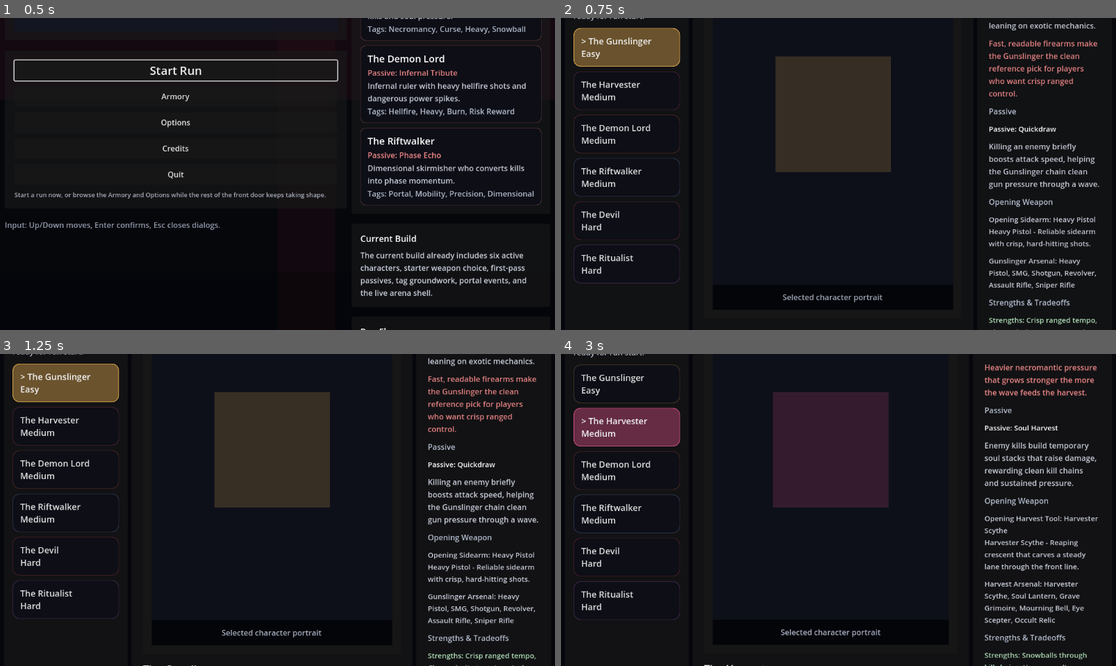
Above: before the commit, frames 1-4 (two rows, left to right).
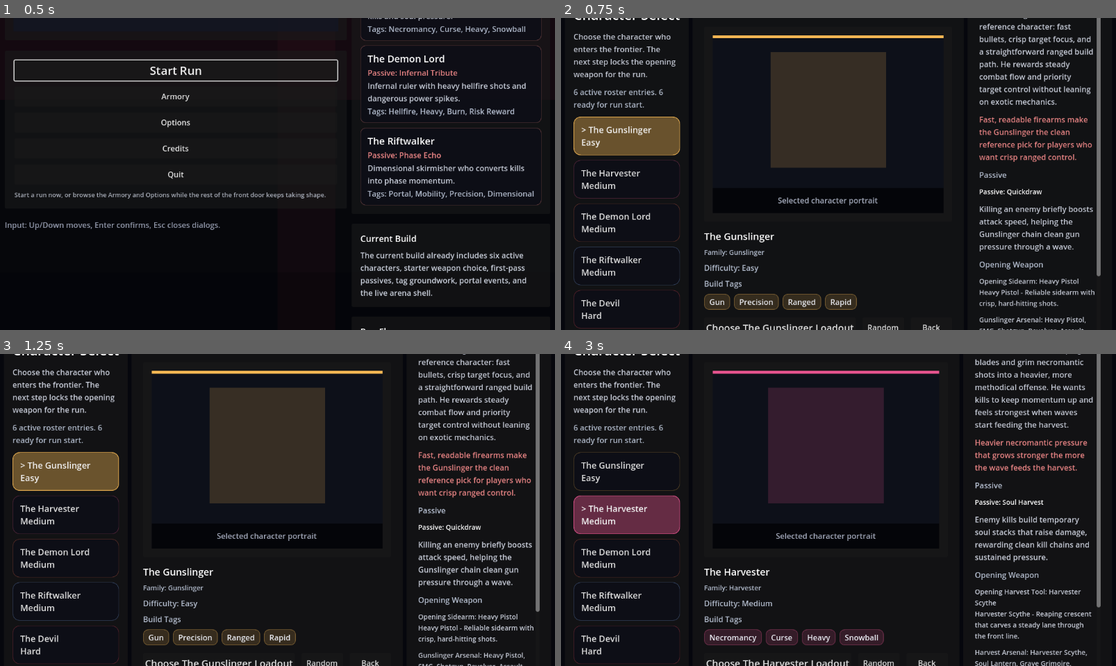
Above: after the commit, the same moments.

Repository: KevinRabbe/bullet-hell-roughe-lite
Game: Godot game, scene res://scenes/ui/MainMenu.tscn
The game is run twice, just before and just after one commit, with the same random seed, the same clock (stepped at 60 frames per second) and the same inputs.
Inputs:
- Up to frame 1 (0.5 s): no input
- Up to frame 2 (0.75 s): click "Start Run" at 0.5 s
- Up to frame 3 (1.25 s): no input
- Up to frame 4 (3 s): click "> The Gunslinger Easy" at 1.25 s; click "> The Gunslinger Easy" at 2 s; click "The Harvester Medium" at 2.75 s

Frame 1 is identical in both runs. In frame 2, 18% of the frame differs, in the area x 2-98%, y 0-100%; in frame 3, 18%; in frame 4, 18%.

Commit message:
Improve character select low-res layout

Diff:
--- a/scenes/ui/CharacterSelect.tscn
+++ b/scenes/ui/CharacterSelect.tscn
@@ -391,83 +391,90 @@
 theme_override_constants/margin_right = 24
 theme_override_constants/margin_bottom = 24
 
-[node name="DetailVBox" type="VBoxContainer" parent="RootMargin/RootVBox/MainHBox/DetailPanel/DetailMargin"]
-layout_mode = 2
+[node name="DetailScroll" type="ScrollContainer" parent="RootMargin/RootVBox/MainHBox/DetailPanel/DetailMargin"]
+layout_mode = 2
+size_flags_vertical = 3
+follow_focus = true
+horizontal_scroll_mode = 0
+
+[node name="DetailVBox" type="VBoxContainer" parent="RootMargin/RootVBox/MainHBox/DetailPanel/DetailMargin/DetailScroll"]
+layout_mode = 2
+size_flags_horizontal = 3
 theme_override_constants/separation = 14
 
-[node name="Summary" type="Label" parent="RootMargin/RootVBox/MainHBox/DetailPanel/DetailMargin/DetailVBox"]
+[node name="Summary" type="Label" parent="RootMargin/RootVBox/MainHBox/DetailPanel/DetailMargin/DetailScroll/DetailVBox"]
 custom_minimum_size = Vector2(0, 80)
 layout_mode = 2
 theme_override_colors/font_color = Color(0.84, 0.86, 0.91, 0.92)
 autowrap_mode = 3
 text = "Identity"
 
-[node name="FantasyHook" type="Label" parent="RootMargin/RootVBox/MainHBox/DetailPanel/DetailMargin/DetailVBox"]
+[node name="FantasyHook" type="Label" parent="RootMargin/RootVBox/MainHBox/DetailPanel/DetailMargin/DetailScroll/DetailVBox"]
 custom_minimum_size = Vector2(0, 56)
 layout_mode = 2
 theme_override_colors/font_color = Color(0.992157, 0.560784, 0.560784, 0.9)
 autowrap_mode = 3
 text = "Fantasy hook"
 
-[node name="PassiveSectionLabel" type="Label" parent="RootMargin/RootVBox/MainHBox/DetailPanel/DetailMargin/DetailVBox"]
+[node name="PassiveSectionLabel" type="Label" parent="RootMargin/RootVBox/MainHBox/DetailPanel/DetailMargin/DetailScroll/DetailVBox"]
 layout_mode = 2
 theme_override_colors/font_color = Color(0.75, 0.79, 0.86, 0.95)
 theme_override_font_sizes/font_size = 16
 text = "Passive"
 
-[node name="PassiveName" type="Label" parent="RootMargin/RootVBox/MainHBox/DetailPanel/DetailMargin/DetailVBox"]
+[node name="PassiveName" type="Label" parent="RootMargin/RootVBox/MainHBox/DetailPanel/DetailMargin/DetailScroll/DetailVBox"]
 layout_mode = 2
 theme_override_font_sizes/font_size = 22
 text = "Passive: -"
 
-[node name="PassiveSummary" type="Label" parent="RootMargin/RootVBox/MainHBox/DetailPanel/DetailMargin/DetailVBox"]
+[node name="PassiveSummary" type="Label" parent="RootMargin/RootVBox/MainHBox/DetailPanel/DetailMargin/DetailScroll/DetailVBox"]
 custom_minimum_size = Vector2(0, 60)
 layout_mode = 2
 theme_override_colors/font_color = Color(0.84, 0.86, 0.91, 0.92)
 autowrap_mode = 3
 text = "Passive summary"
 
-[node name="StarterSectionLabel" type="Label" parent="RootMargin/RootVBox/MainHBox/DetailPanel/DetailMargin/DetailVBox"]
+[node name="StarterSectionLabel" type="Label" parent="RootMargin/RootVBox/MainHBox/DetailPanel/DetailMargin/DetailScroll/DetailVBox"]
 layout_mode = 2
 theme_override_colors/font_color = Color(0.75, 0.79, 0.86, 0.95)
 theme_override_font_sizes/font_size = 16
 text = "Opening Weapon"
 
-[node name="StarterWeapon" type="Label" parent="RootMargin/RootVBox/MainHBox/DetailPanel/DetailMargin/DetailVBox"]
+[node name="StarterWeapon" type="Label" parent="RootMargin/RootVBox/MainHBox/DetailPanel/DetailMargin/DetailScroll/DetailVBox"]
 custom_minimum_size = Vector2(0, 58)
 layout_mode = 2
 theme_override_colors/font_color = Color(0.84, 0.86, 0.91, 0.92)
 autowrap_mode = 3
 text = "Starting Weapon: -"
 
-[node name="Arsenal" type="Label" parent="RootMargin/RootVBox/MainHBox/DetailPanel/DetailMargin/DetailVBox"]
+[node name="Arsenal" type="Label" parent="RootMargin/RootVBox/MainHBox/DetailPanel/DetailMargin/DetailScroll/DetailVBox"]
 custom_minimum_size = Vector2(0, 42)
 layout_mode = 2
 theme_override_colors/font_color = Color(0.84, 0.86, 0.91, 0.92)
 autowrap_mode = 3
 text = "Arsenal: -"
 
-[node name="StrengthsSectionLabel" type="Label" parent="RootMargin/RootVBox/MainHBox/DetailPanel/DetailMargin/DetailVBox"]
+[node name="StrengthsSectionLabel" type="Label" parent="RootMargin/RootVBox/MainHBox/DetailPanel/DetailMargin/DetailScroll/DetailVBox"]
 layout_mode = 2
 theme_override_colors/font_color = Color(0.75, 0.79, 0.86, 0.95)
 theme_override_font_sizes/font_size = 16
 text = "Strengths & Tradeoffs"
 
-[node name="Strengths" type="Label" parent="RootMargin/RootVBox/MainHBox/DetailPanel/DetailMargin/DetailVBox"]
+[node name="Strengths" type="Label" parent="RootMargin/RootVBox/MainHBox/DetailPanel/DetailMargin/DetailScroll/DetailVBox"]
 custom_minimum_size = Vector2(0, 42)
 layout_mode = 2
 theme_override_colors/font_color = Color(0.72, 0.91, 0.75, 0.95)
 autowrap_mode = 3
 text = "Strengths: -"
 
-[node name="Tradeoffs" type="Label" parent="RootMargin/RootVBox/MainHBox/DetailPanel/DetailMargin/DetailVBox"]
+[node name="Tradeoffs" type="Label" parent="RootMargin/RootVBox/MainHBox/DetailPanel/DetailMargin/DetailScroll/DetailVBox"]
 custom_minimum_size = Vector2(0, 42)
 layout_mode = 2
 theme_override_colors/font_color = Color(0.96, 0.71, 0.67, 0.95)
 autowrap_mode = 3
 text = "Tradeoffs: -"
 
-[node name="FlowLabel" type="Label" parent="RootMargin/RootVBox/MainHBox/DetailPanel/DetailMargin/DetailVBox"]
+[node name="FlowLabel" type="Label" parent="RootMargin/RootVBox/MainHBox/DetailPanel/DetailMargin/DetailScroll/DetailVBox"]
 layout_mode = 2
 theme_override_colors/font_color = Color(0.68, 0.72, 0.8, 0.88)
 autowrap_mode = 3
--- a/scripts/ui/character_select_screen.gd
+++ b/scripts/ui/character_select_screen.gd
@@ -29,19 +29,20 @@
 @onready var portrait_accent_bar: ColorRect = $RootMargin/RootVBox/MainHBox/HeroPanel/HeroMargin/HeroVBox/PortraitPanel/PortraitMargin/PortraitStage/PortraitAccentBar
 @onready var family_label: Label = $RootMargin/RootVBox/MainHBox/HeroPanel/HeroMargin/HeroVBox/HeroMeta/Family
 @onready var name_label: Label = $RootMargin/RootVBox/MainHBox/HeroPanel/HeroMargin/HeroVBox/HeroMeta/Name
-@onready var summary_label: Label = $RootMargin/RootVBox/MainHBox/DetailPanel/DetailMargin/DetailVBox/Summary
-@onready var fantasy_hook_label: Label = $RootMargin/RootVBox/MainHBox/DetailPanel/DetailMargin/DetailVBox/FantasyHook
-@onready var passive_label: Label = $RootMargin/RootVBox/MainHBox/DetailPanel/DetailMargin/DetailVBox/PassiveName
-@onready var passive_summary_label: Label = $RootMargin/RootVBox/MainHBox/DetailPanel/DetailMargin/DetailVBox/PassiveSummary
+@onready var summary_label: Label = $RootMargin/RootVBox/MainHBox/DetailPanel/DetailMargin/DetailScroll/DetailVBox/Summary
+@onready var fantasy_hook_label: Label = $RootMargin/RootVBox/MainHBox/DetailPanel/DetailMargin/DetailScroll/DetailVBox/FantasyHook
+@onready var passive_label: Label = $RootMargin/RootVBox/MainHBox/DetailPanel/DetailMargin/DetailScroll/DetailVBox/PassiveName
+@onready var passive_summary_label: Label = $RootMargin/RootVBox/MainHBox/DetailPanel/DetailMargin/DetailScroll/DetailVBox/PassiveSummary
 @onready var tags_label: Label = $RootMargin/RootVBox/MainHBox/HeroPanel/HeroMargin/HeroVBox/HeroMeta/Tags
 @onready var tag_chips: FlowContainer = $RootMargin/RootVBox/MainHBox/HeroPanel/HeroMargin/HeroVBox/HeroMeta/TagChips
 @onready var difficulty_label: Label = $RootMargin/RootVBox/MainHBox/HeroPanel/HeroMargin/HeroVBox/HeroMeta/Difficulty
-@onready var starter_weapon_label: Label = $RootMargin/RootVBox/MainHBox/DetailPanel/DetailMargin/DetailVBox/StarterWeapon
-@onready var arsenal_label: Label = $RootMargin/RootVBox/MainHBox/DetailPanel/DetailMargin/DetailVBox/Arsenal
-@onready var strengths_label: Label = $RootMargin/RootVBox/MainHBox/DetailPanel/DetailMargin/DetailVBox/Strengths
-@onready var tradeoffs_label: Label = $RootMargin/RootVBox/MainHBox/DetailPanel/DetailMargin/DetailVBox/Tradeoffs
+@onready var starter_weapon_label: Label = $RootMargin/RootVBox/MainHBox/DetailPanel/DetailMargin/DetailScroll/DetailVBox/StarterWeapon
+@onready var arsenal_label: Label = $RootMargin/RootVBox/MainHBox/DetailPanel/DetailMargin/DetailScroll/DetailVBox/Arsenal
+@onready var strengths_label: Label = $RootMargin/RootVBox/MainHBox/DetailPanel/DetailMargin/DetailScroll/DetailVBox/Strengths
+@onready var tradeoffs_label: Label = $RootMargin/RootVBox/MainHBox/DetailPanel/DetailMargin/DetailScroll/DetailVBox/Tradeoffs
 @onready var detail_panel: PanelContainer = $RootMargin/RootVBox/MainHBox/DetailPanel
 @onready var detail_frame_art_slot: TextureRect = $RootMargin/RootVBox/MainHBox/DetailPanel/DetailFrameArtSlot
+@onready var detail_scroll: ScrollContainer = $RootMargin/RootVBox/MainHBox/DetailPanel/DetailMargin/DetailScroll
 @onready var confirm_button: Button = $RootMargin/RootVBox/MainHBox/HeroPanel/HeroMargin/HeroVBox/ActionRow/ConfirmButton
 @onready var random_button: Button = $RootMargin/RootVBox/MainHBox/HeroPanel/HeroMargin/HeroVBox/ActionRow/RandomButton
 @onready var back_button: Button = $RootMargin/RootVBox/MainHBox/HeroPanel/HeroMargin/HeroVBox/ActionRow/BackButton
@@ -431,34 +432,36 @@
 		hero_panel.custom_minimum_size = Vector2(220 if tight else (300 if compact else 360), 0)
 	if detail_panel != null:
 		detail_panel.custom_minimum_size = Vector2(0, 0)
+	if detail_scroll != null:
+		detail_scroll.custom_minimum_size = Vector2(0, 0)
 	if portrait_panel != null:
-		portrait_panel.custom_minimum_size = Vector2(0, 190 if tight else (300 if compact else 360))
+		portrait_panel.custom_minimum_size = Vector2(0, 170 if tight else (300 if compact else 360))
 	if portrait_stage != null:
-		portrait_stage.custom_minimum_size = Vector2(0, 165 if tight else (260 if compact else 320))
+		portrait_stage.custom_minimum_size = Vector2(0, 145 if tight else (260 if compact else 320))
 	if portrait_rect != null:
-		portrait_rect.custom_minimum_size = Vector2(0, 140 if tight else (220 if compact else 280))
+		portrait_rect.custom_minimum_size = Vector2(0, 120 if tight else (220 if compact else 280))
 	if name_label != null:
-		name_label.add_theme_font_size_override("font_size", 22 if tight else (32 if compact else 40))
+		name_label.add_theme_font_size_override("font_size", 20 if tight else (32 if compact else 40))
 	if heading_label != null:
-		heading_label.add_theme_font_size_override("font_size", 16 if tight else 18)
+		heading_label.add_theme_font_size_override("font_size", 15 if tight else 18)
 	if family_label != null:
-		family_label.add_theme_font_size_override("font_size", 15 if tight else 17)
+		family_label.add_theme_font_size_override("font_size", 14 if tight else 17)
 	if passive_label != null:
-		passive_label.add_theme_font_size_override("font_size", 15 if tight else 17)
+		passive_label.add_theme_font_size_override("font_size", 14 if tight else 17)
 	if starter_weapon_label != null:
-		starter_weapon_label.add_theme_font_size_override("font_size", 15 if tight else 18)
+		starter_weapon_label.add_theme_font_size_override("font_size", 14 if tight else 18)
 	if arsenal_label != null:
-		arsenal_label.add_theme_font_size_override("font_size", 15 if tight else 18)
+		arsenal_label.add_theme_font_size_override("font_size", 14 if tight else 18)
 	if strengths_label != null:
-		strengths_label.add_theme_font_size_override("font_size", 15 if tight else 17)
+		strengths_label.add_theme_font_size_override("font_size", 14 if tight else 17)
 	if tradeoffs_label != null:
-		tradeoffs_label.add_theme_font_size_override("font_size", 15 if tight else 17)
+		tradeoffs_label.add_theme_font_size_override("font_size", 14 if tight else 17)
 	if confirm_button != null:
-		confirm_button.custom_minimum_size = Vector2(180 if tight else 220, 46 if tight else 50)
+		confirm_button.custom_minimum_size = Vector2(150 if tight else 220, 42 if tight else 50)
 	if random_button != null:
-		random_button.custom_minimum_size = Vector2(96 if tight else 120, 46 if tight else 50)
+		random_button.custom_minimum_size = Vector2(86 if tight else 120, 42 if tight else 50)
 	if back_button != null:
-		back_button.custom_minimum_size = Vector2(96 if tight else 120, 46 if tight else 50)
+		back_button.custom_minimum_size = Vector2(86 if tight else 120, 42 if tight else 50)
 	_refresh_roster_buttons()
 
 func _roster_button_height() -> float:
